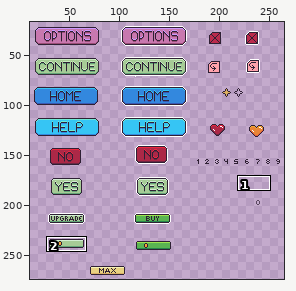
Sprite sheet -- DigDig_01_Fire_HareSpel/Assets/Art/milo/Faktiska_knappar.png. Above, an overview of the earlier version with the close-up marked.
Close-up. As it was:
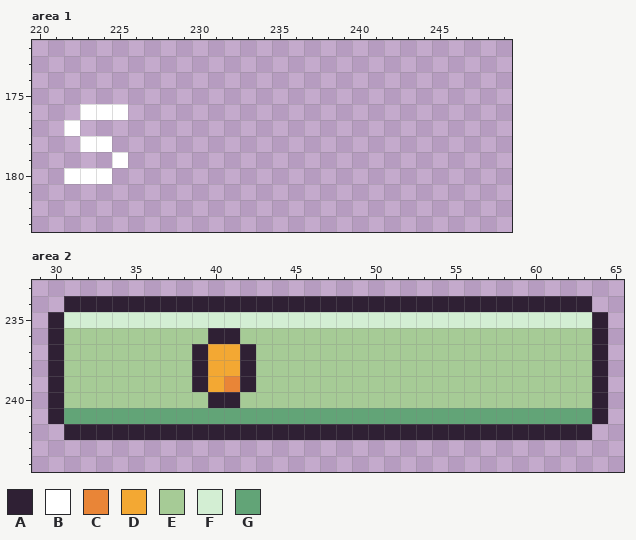
The file is 510x510 pixels. Colours within 5 levels of each other are drawn and written as one. Shown: area 1: x 220..249, y 172..183; area 2: x 29..65, y 233..244. The old version is drawn lined up with the new one. The wide view leaves out empty margins. The commit also changed other parts of the picture, which this record leaves out.
Palette (. is transparent): A #2f2034  B #ffffff  C #e98537  D #f3a833  E #a6cb96  F #d3eed3  G #62a477
Pixels before, area 1, first column x 222:
176 .BBB
177 B...
178 .BB.
179 ...B
180 BBB.
Pixels before, area 2, first column x 30:
234 .AAAAAAAAAAAAAAAAAAAAAAAAAAAAAAAAA.
235 AFFFFFFFFFFFFFFFFFFFFFFFFFFFFFFFFFA
236 AEEEEEEEEEAAEEEEEEEEEEEEEEEEEEEEEEA
237 AEEEEEEEEADDAEEEEEEEEEEEEEEEEEEEEEA
238 AEEEEEEEEADDAEEEEEEEEEEEEEEEEEEEEEA
239 AEEEEEEEEADCAEEEEEEEEEEEEEEEEEEEEEA
240 AEEEEEEEEEAAEEEEEEEEEEEEEEEEEEEEEEA
241 AGGGGGGGGGGGGGGGGGGGGGGGGGGGGGGGGGA
242 .AAAAAAAAAAAAAAAAAAAAAAAAAAAAAAAAA.
The result:
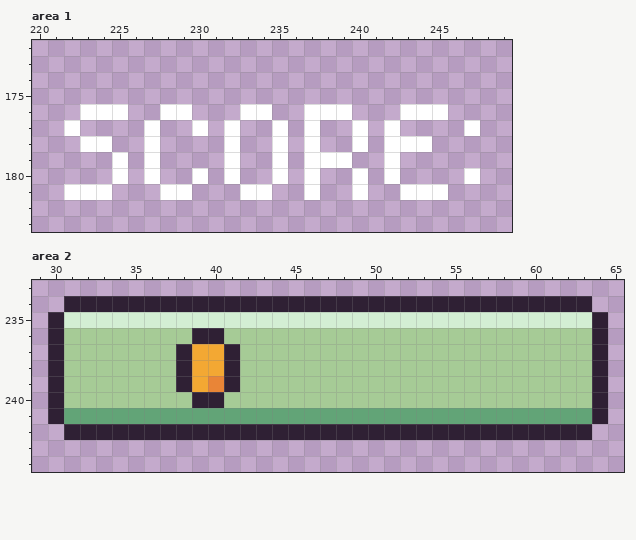
Edits made:
drawings rearranged on the sheet (the old picture shows each at its new place; 2 dropped ones are not shown)
Area 1:
Colour B is added in row 176 at x 228 to 229, 233 to 234, 237 to 239 and 243 to 245; in row 177 at x 227, 230, 232, 235, 237, 240, 242 and 247; in row 178 at x 227, 232, 235, 237, 240 and 242 to 244; in row 179 at x 227, 232, 235, 237 to 239 and 242; in row 180 at x 225, 227, 230, 232, 235, 237, 240, 242 and 247; in row 181 at x 222 to 224, 228 to 229, 233 to 234, 237, 240 and 243 to 245.
Colour B is removed in row 180 at x 222 to 224.
Area 2:
Colour A replaces colour C in row 239 at x 41.
Colour A replaces colour D in rows 237 to 238 at x 41.
Colour A replaces colour E in row 236 at x 39; in rows 237 to 239 at x 38; in row 240 at x 39.
Colour C replaces colour D in row 239 at x 40.
Colour D replaces colour A in rows 237 to 239 at x 39.
Colour E replaces colour A in row 236 at x 41; in rows 237 to 239 at x 42; in row 240 at x 41.
